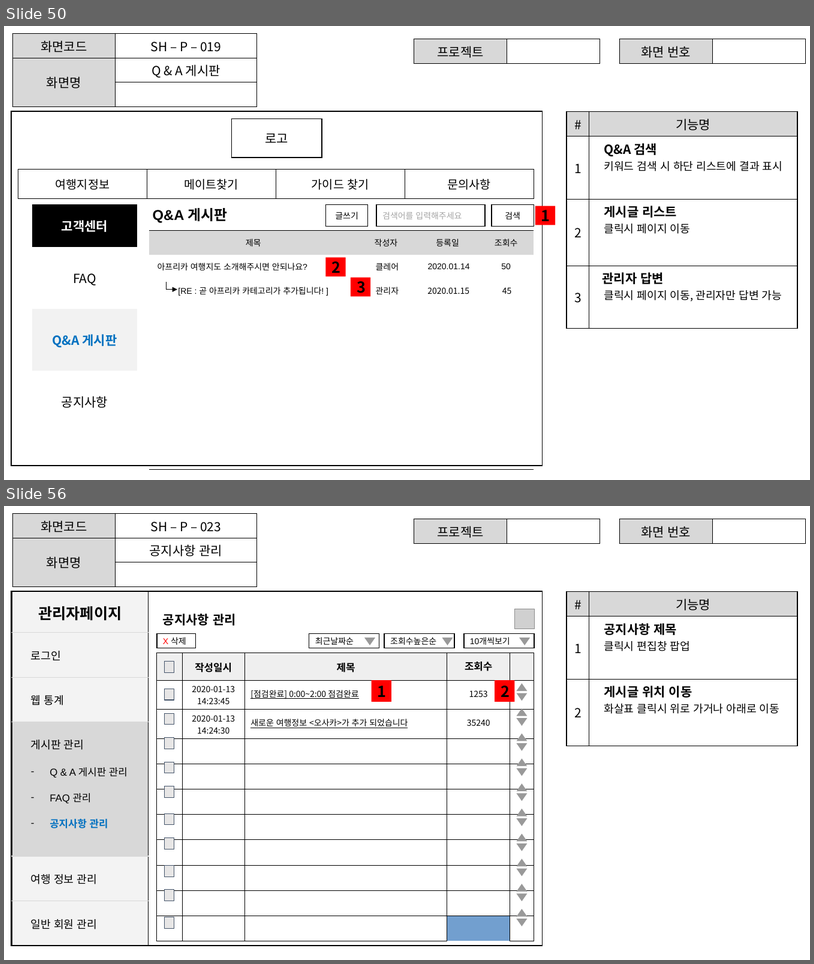
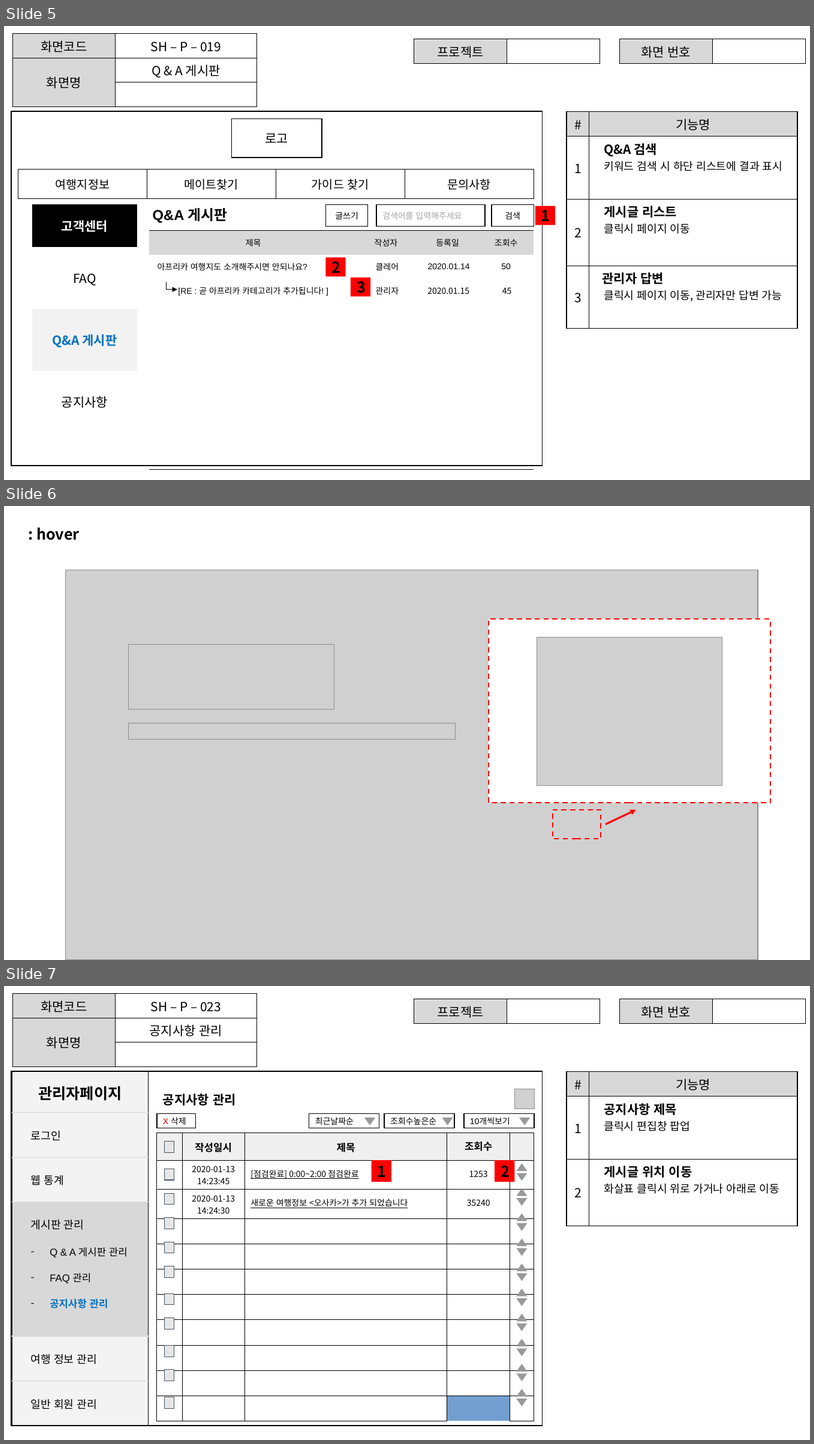
Before and after one commit to ezenteam2/TripMate, a slide deck: 2조 project02 - 서희.pptx. Shown one above the other, each under a label of ours: slides 50 and 56 before the commit, slides 5, 6 and 7 after it; the slides between them are not shown. The pictures are 814x964 and 814x1444 pixels, drawn with LibreOffice and Linux fonts; fonts in the diff are those of the drawing; grey boxes stand for pictures; background and template pictures are left out. Boxes give left, top, right and bottom in pixels: in the first picture for what was removed or moved away, otherwise in the second. Text is boxed around its words. In the diff, an @@ line names an element or a change of style, - is before the commit and + after.

```diff
--- a/2조 project02 - 서희.pptx
+++ b/2조 project02 - 서희.pptx
@@ slide 6 added at [4, 506, 810, 960], background #FFFFFF @@
@@ text added at [36, 528, 80, 540], 18 pt, text #000000, bold @@
+: hover
@@ picture added at [66, 570, 758, 960] @@
@@ group added at [129, 619, 771, 824]: 3 pictures, 1 rectangle, 1 arrow @@
@@ rectangle added at [552, 810, 601, 839], outline #FF0000 1.5 pt dashed @@
@@ what was slide 50 is now slide 5 @@
@@ what was slide 56 is now slide 7 @@
```
Also in this commit, not shown: 10 other slides added, 60 slides removed.
